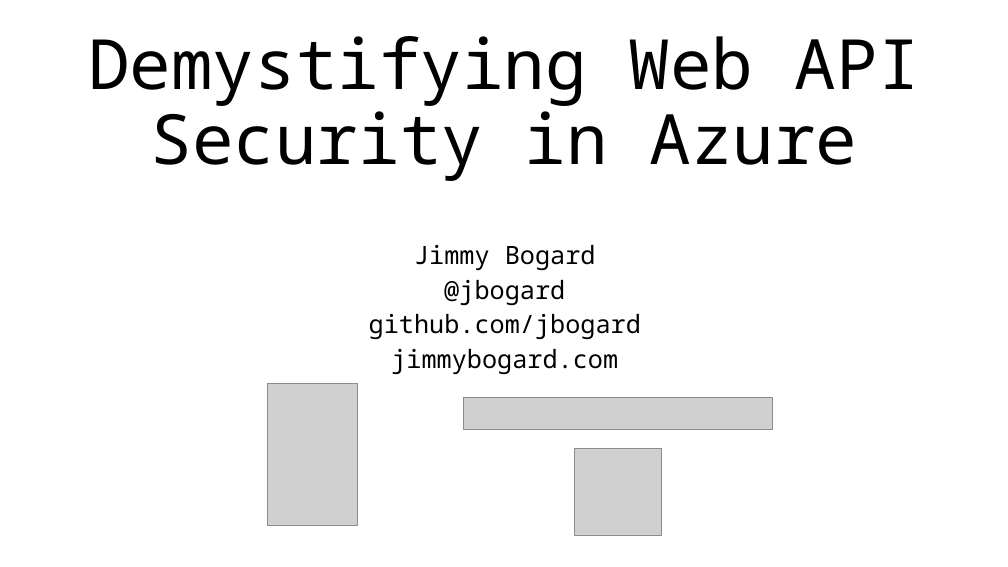
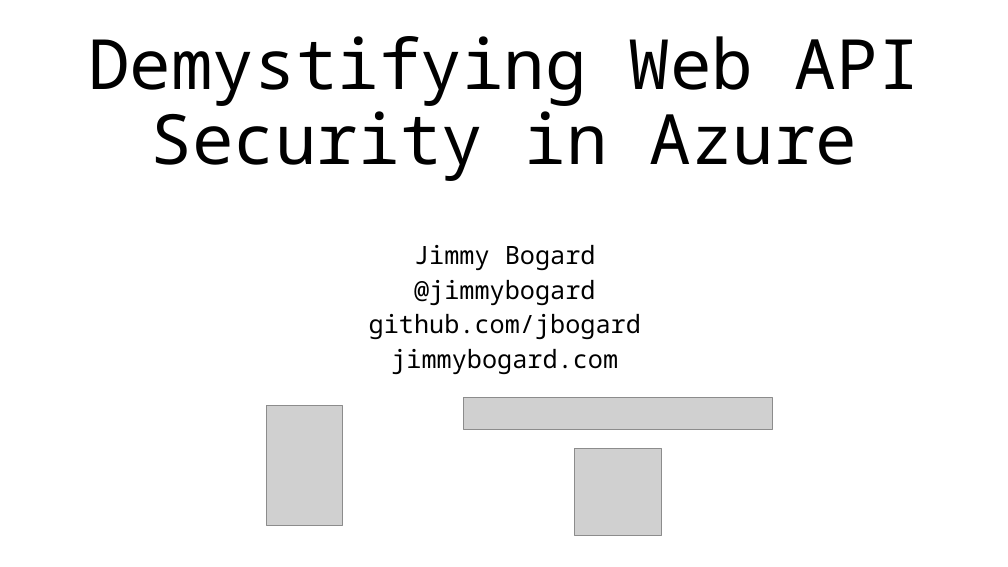
Before and after one commit to jbogard/presentations, a slide deck: slide 1 of BuildingSecureMicroservicesInAzure/BuildingSecureMicroservicesInAzure.pptx. Drawn at 1008x567 pixels with LibreOffice and Linux fonts; fonts in the diff are those of the drawing; grey boxes stand for pictures. Boxes give left, top, right and bottom in pixels: in the first picture for what was removed or moved away, otherwise in the second. Text is boxed around its words. In the diff, an @@ line names an element or a change of style, - is before the commit and + after.

```diff
--- a/BuildingSecureMicroservicesInAzure/BuildingSecureMicroservicesInAzure.pptx
+++ b/BuildingSecureMicroservicesInAzure/BuildingSecureMicroservicesInAzure.pptx
@@ subtitle at (414, 280, 596, 305): text changed @@
-@jbogard
+@jimmybogard
@@ picture: place and size @@
-picture at (267, 383, 358, 526)
+picture at (266, 406, 342, 526)
```
Also in this commit, not shown: 25 other slides changed, 35 other files.
